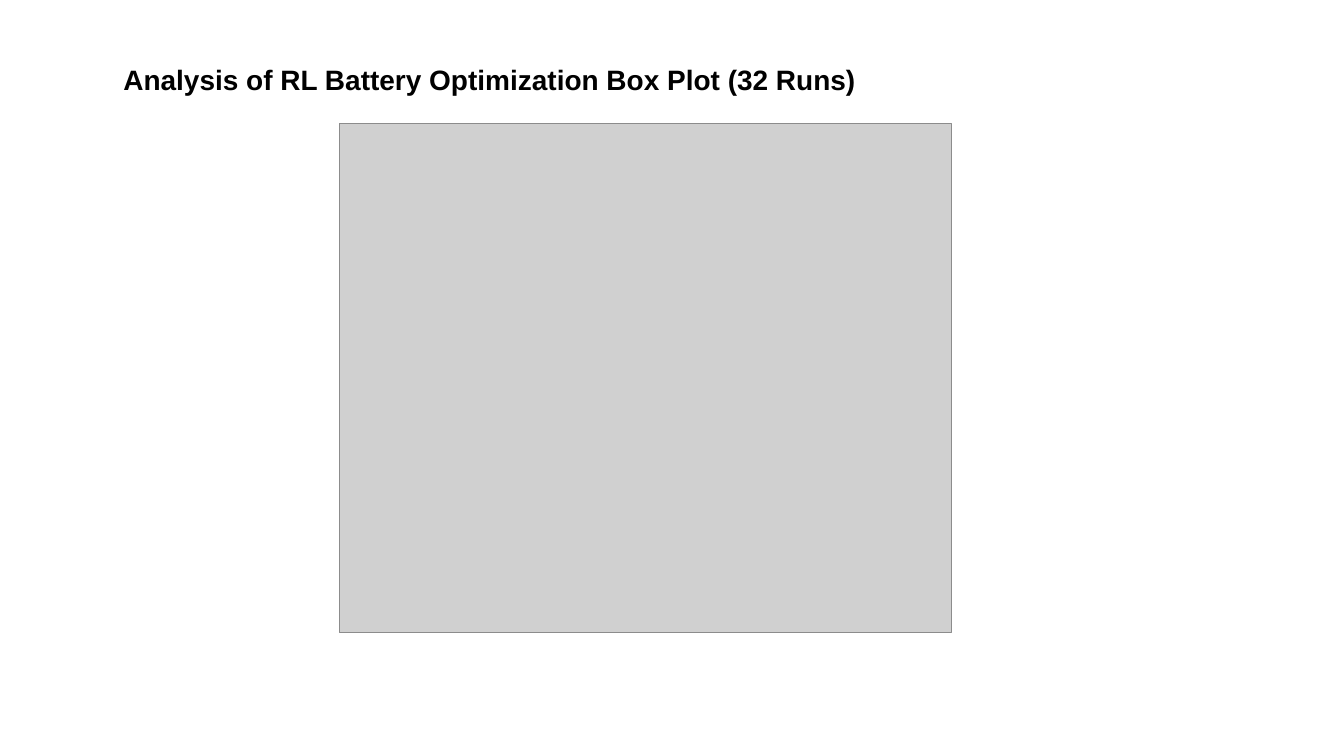
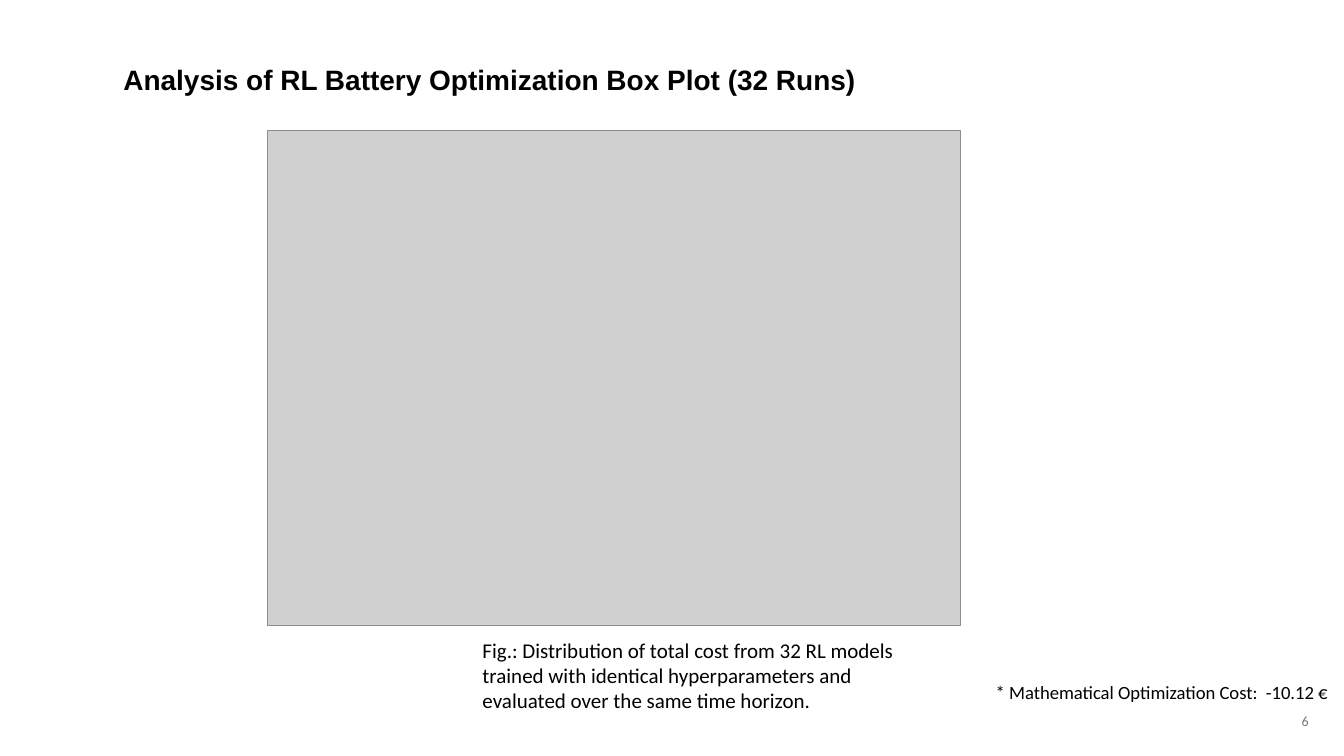
Before and after one commit to itsashishthapa/THESIS, a slide deck: slide 6 of Presentations/Thesis Update- 04-03-2026.pptx (slide 1 before the commit). Drawn at 1344x756 pixels with LibreOffice and Linux fonts; fonts in the diff are those of the drawing; grey boxes stand for pictures. Boxes give left, top, right and bottom in pixels: in the first picture for what was removed or moved away, otherwise in the second. Text is boxed around its words. In the diff, an @@ line names an element or a change of style, - is before the commit and + after.

```diff
--- a/Presentations/Thesis Update- 04-03-2026.pptx
+++ b/Presentations/Thesis Update- 04-03-2026.pptx
@@ picture resized from (x1=339, y1=123, x2=951, y2=633) to (x1=267, y1=130, x2=960, y2=625) @@
@@ text added at (x1=482, y1=643, x2=893, y2=708), 18 pt, text #000000 @@
+Fig.: Distribution of total cost from 32 RL models trained with identical hyperparameters and evaluated over the same time horizon.
@@ text added at (x1=1009, y1=686, x2=1314, y2=702), 16 pt, text #000000 @@
+* Mathematical Optimization Cost: -10.12 €
@@ page number added at (x1=1302, y1=716, x2=1309, y2=726), 12 pt, text #797979 @@
+6
```
Also in this commit, not shown: 2 other slides changed, 8 slides added, 2 other files.
